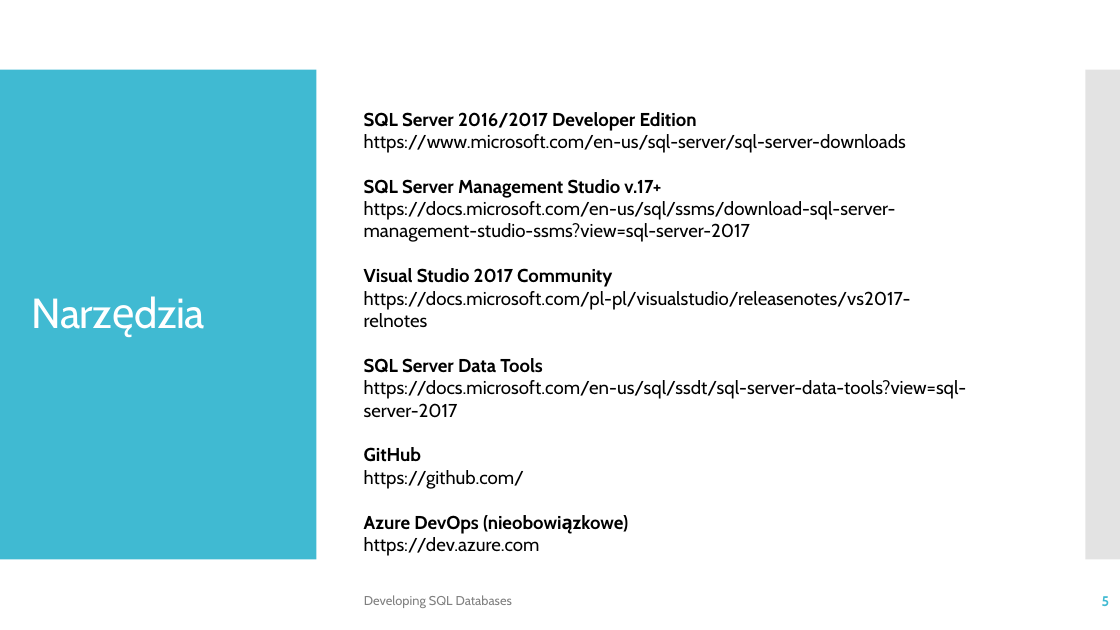
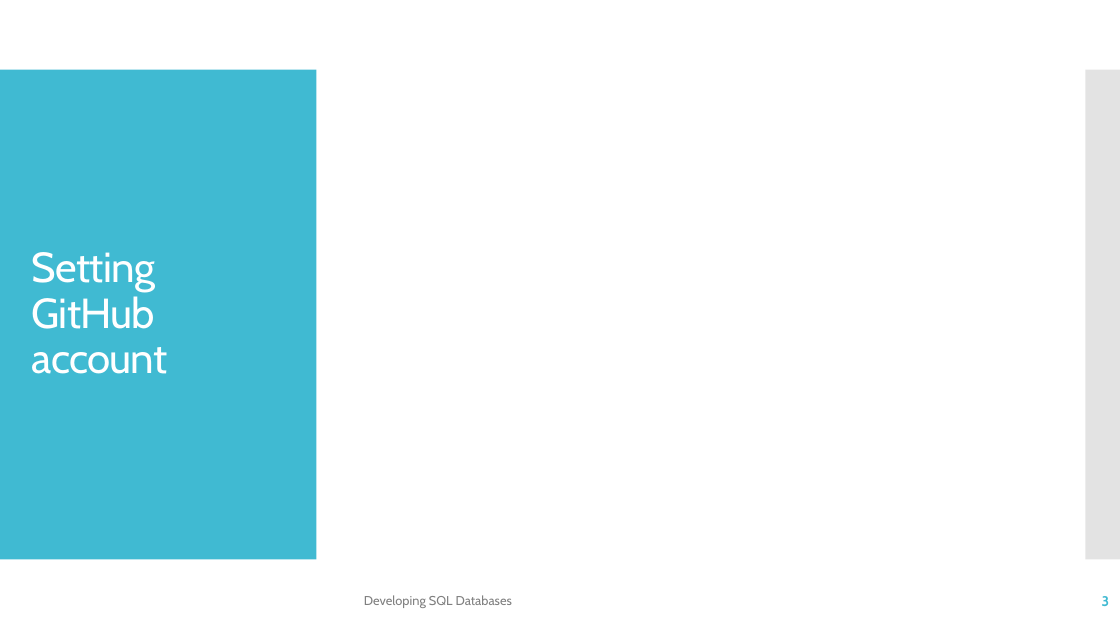
Before and after one commit to TKostyrka/70762DevSQLDB, a slide deck: slide 3 of DEVSQL_00_Intro/DEVSQL_00C_GitHub.pptx (slide 5 before the commit). Drawn at 1120x630 pixels with LibreOffice and Linux fonts; fonts in the diff are those of the drawing. Boxes give left, top, right and bottom in pixels: in the first picture for what was removed or moved away, otherwise in the second. Text is boxed around its words. In the diff, an @@ line names an element or a change of style, - is before the commit and + after.

Commit message:
poprawione prezentacje SSDT i GitHub

```diff
--- a/DEVSQL_00_Intro/DEVSQL_00C_GitHub.pptx
+++ b/DEVSQL_00_Intro/DEVSQL_00C_GitHub.pptx
@@ text removed at box(364, 112, 967, 556) @@
-SQL Server 2016/2017 Developer Edition
-https://www.microsoft.com/en-us/sql-server/sql-server-downloads
-SQL Server Management Studio v.17+
-https://docs.microsoft.com/en-us/sql/ssms/download-sql-server-management-studio-ssms?view=sql-server-2017
-Visual Studio 2017 Community
-https://docs.microsoft.com/pl-pl/visualstudio/releasenotes/vs2017-relnotes
-SQL Server Data Tools
-https://docs.microsoft.com/en-us/sql/ssdt/sql-server-data-tools?view=sql-server-2017
-GitHub
-https://github.com/
-Azure DevOps (nieobowiązkowe)
-https://dev.azure.com
@@ title at box(32, 252, 168, 374): text changed @@
-Narzędzia
+Setting GitHub account
```
Also in this commit, not shown: 2 other slides changed, 23 slides added, 2 slides removed, 1 other file.
